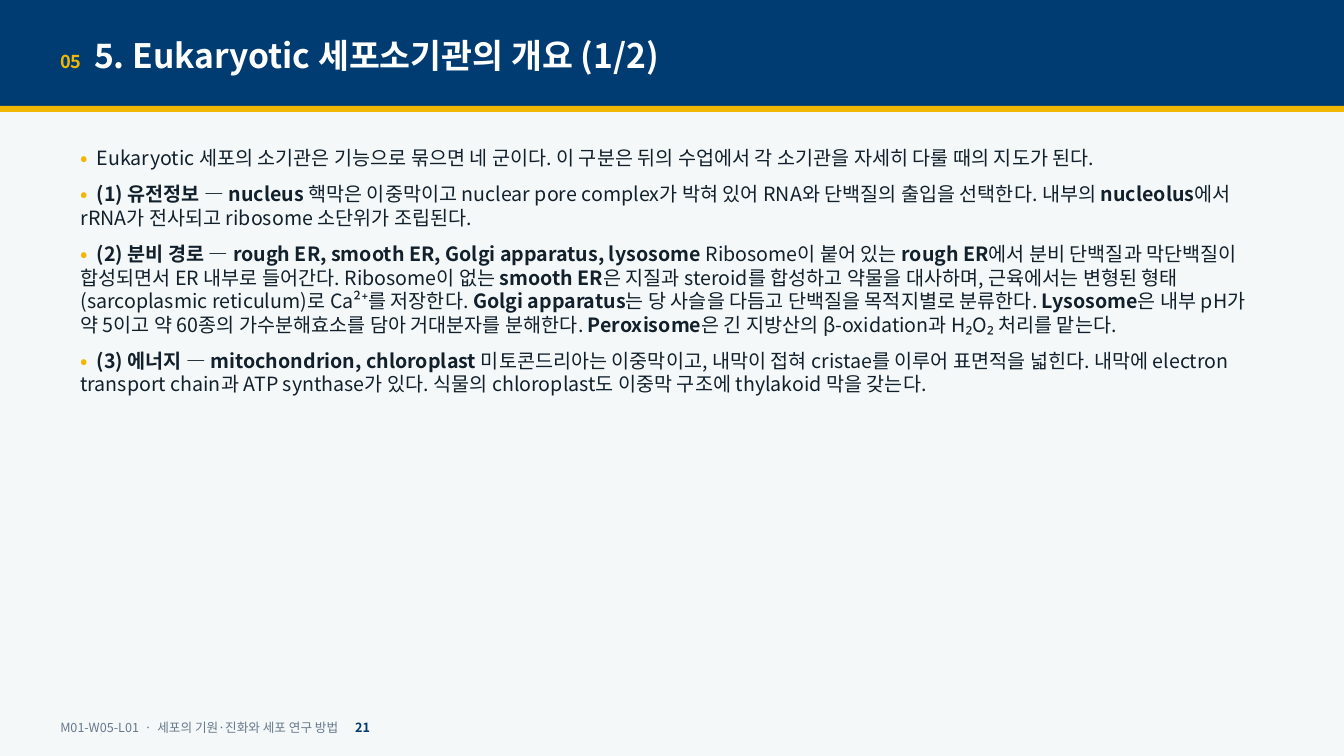
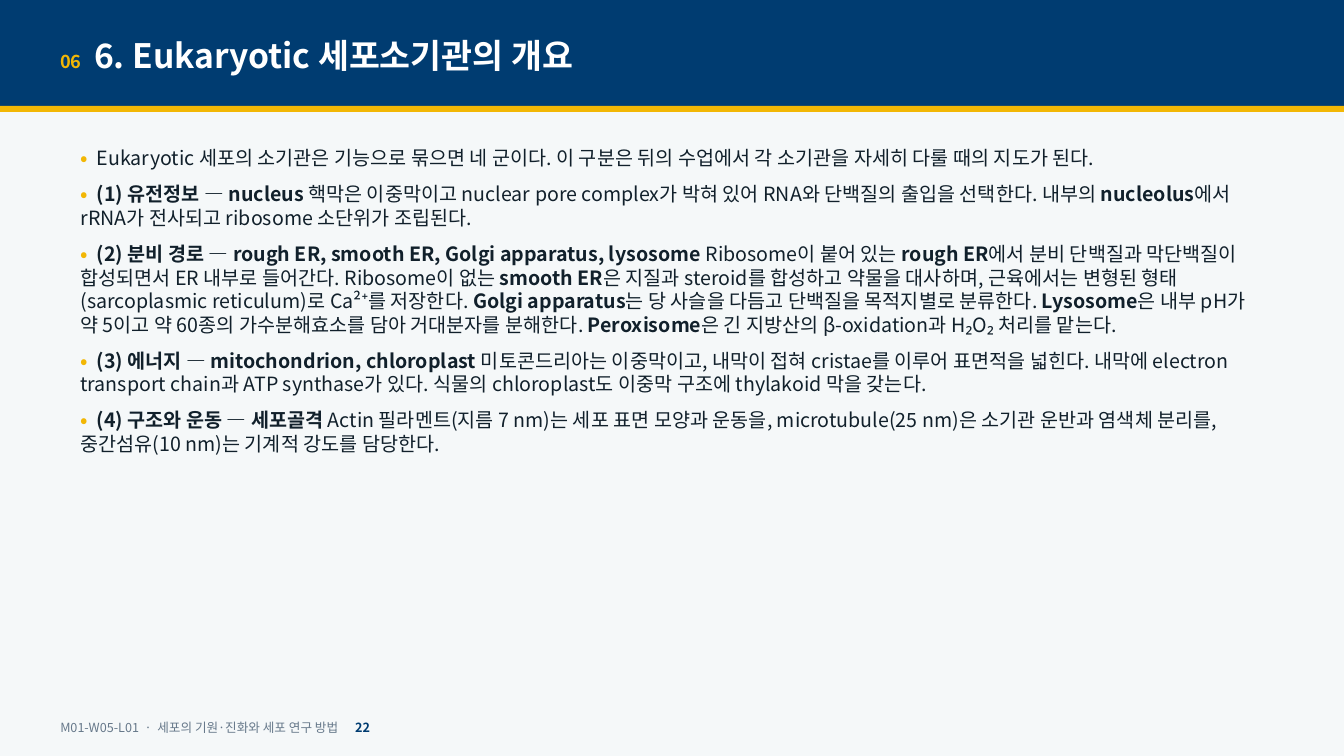
Before and after one commit to hoperiasd2/hoperiasd2.github.io, a slide deck: slide 22 of curriculum/M01/W05/L01/slides.pptx (slide 21 before the commit). Drawn at 1344x756 pixels with LibreOffice and Linux fonts; fonts in the diff are those of the drawing. Boxes give left, top, right and bottom in pixels: in the first picture for what was removed or moved away, otherwise in the second. Text is boxed around its words. In the diff, an @@ line names an element or a change of style, - is before the commit and + after.

```diff
--- a/curriculum/M01/W05/L01/slides.pptx
+++ b/curriculum/M01/W05/L01/slides.pptx
@@ text at [60,39,573,76]: text changed @@
-05 5. Eukaryotic 세포소기관의 개요 (1/2)
+06 6. Eukaryotic 세포소기관의 개요
@@ text at [80,410,1218,455]: paragraph added @@
+• (4) 구조와 운동 — 세포골격 Actin 필라멘트(지름 7 nm)는 세포 표면 모양과 운동을, microtubule(25 nm)은 소기관 운반과 염색체 분리를, 중간섬유(10 nm)는 기계적 강도를 담당한다.
@@ text at [60,721,370,733]: text changed @@
-M01-W05-L01 · 세포의 기원·진화와 세포 연구 방법 21
+M01-W05-L01 · 세포의 기원·진화와 세포 연구 방법 22
```
Also in this commit, not shown: 25 other slides changed, 1 slide added, 13 slides removed, 6 other files.
